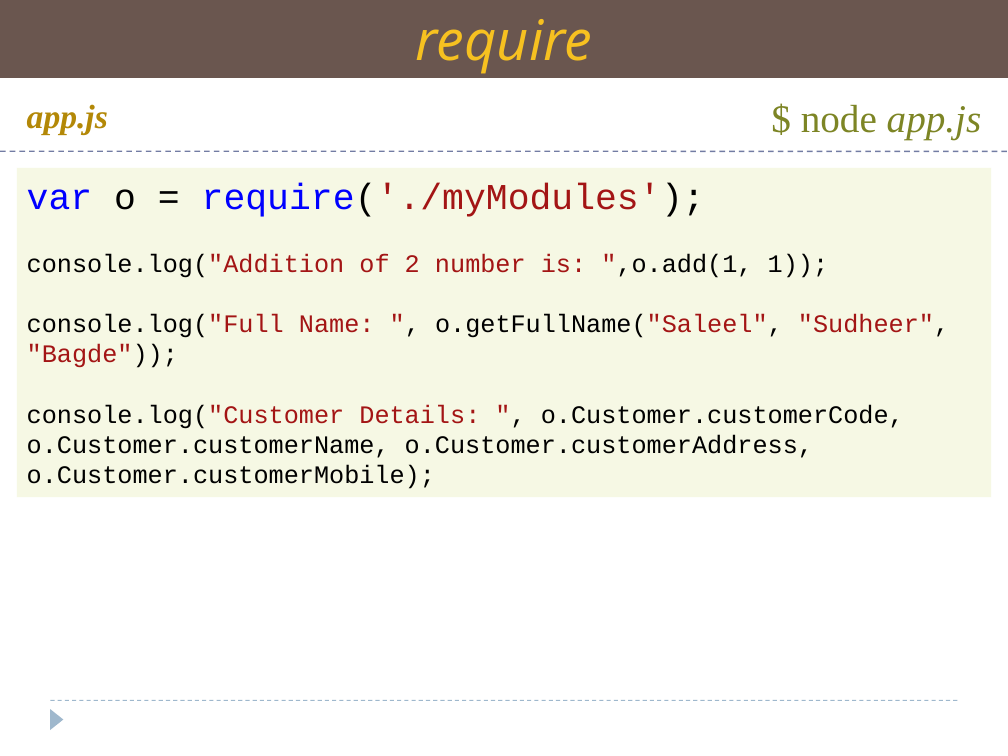
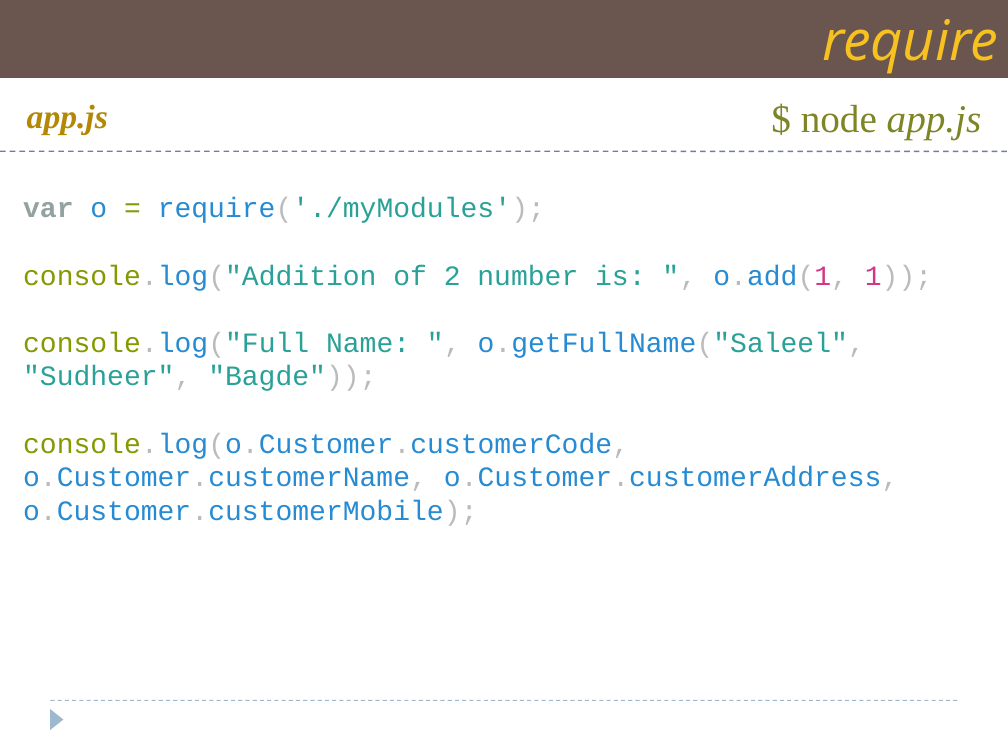
Before and after one commit to Saleel-Bagde/PPT-s, a slide deck: slide 21 of AWP PPT - NodeJS.pptx. Drawn at 1008x756 pixels with LibreOffice and Linux fonts; fonts in the diff are those of the drawing. Boxes give left, top, right and bottom in pixels: in the first picture for what was removed or moved away, otherwise in the second. Text is boxed around its words. In the diff, an @@ line names an element or a change of style, - is before the commit and + after.

```diff
--- a/AWP PPT - NodeJS.pptx
+++ b/AWP PPT - NodeJS.pptx
@@ rectangle "require" at (0,0,1008,78): alignment centre to right @@
@@ text "var o = require('./myModules');": place and size @@
-text "var o = require('./myModules');" at (17,168,992,497)
+text "var o = require('./myModules');" at (23,197,932,491)
@@ text "var o = require('./myModules');" at (23,197,932,491): fill #F6F8E4 to none @@
@@ text at (23,197,865,391): size 26 to 20 pt in "var o = require('./myModules');"; text colour #0000FF to #93A1A1, bold on in "var"; text colour #000000 to #268BD2 in "o", "console.log("Full o.getFullName("Saleel","; text colour #000000 to #859900 in "=", "console.log("Full"; text colour #0000FF to #268BD2 in "require('./myModules');"; text colour #000000 to #BBBBBB in "require('./myModules');", "console.log("Full ", o.getFullName("Saleel", "Sudheer", "Bag ..."; text colour #A31515 to #2AA198 in "require('./myModules');", "console.log("Full Name: ", o.getFullName("Saleel", "Sudheer" ..."; size 18 to 20 pt in "console.log("Full Name: ", o.getFullName("Saleel", "Sudheer" ..." @@
@@ text at (23,265,932,291): text changed; size 18 to 20 pt; text colour #000000 to #2AA198 @@
-console.log("Addition of 2 number is: ",o.add(1, 1));
+console.log("Addition of 2 number is: ", o.add(1, 1));
@@ text at (23,433,899,491): text changed; size 18 to 20 pt; text colour #000000 to #268BD2 @@
-console.log("Customer Details: ", o.Customer.customerCode, o.Customer.customerName, o.Customer.customerAddress, o.Customer.customerMobile);
+console.log(o.Customer.customerCode, o.Customer.customerName, o.Customer.customerAddress, o.Customer.customerMobile);
```
Also in this commit, not shown: 27 other slides changed, 2 slides added, 1 slide removed, 2 other files.
